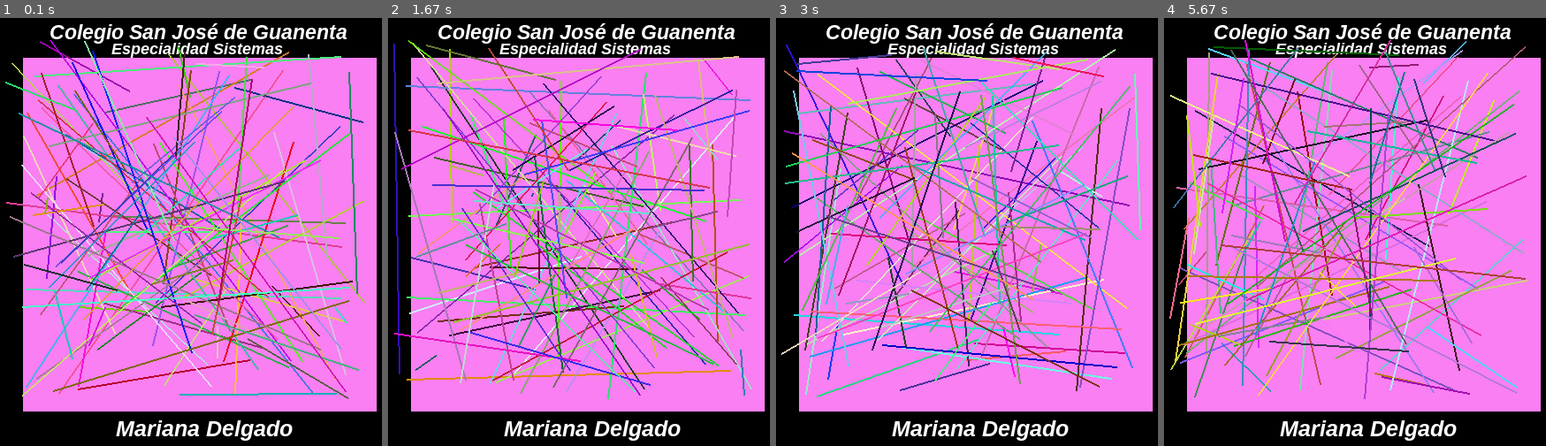
Above: before the commit, frames 1-4 (left to right).
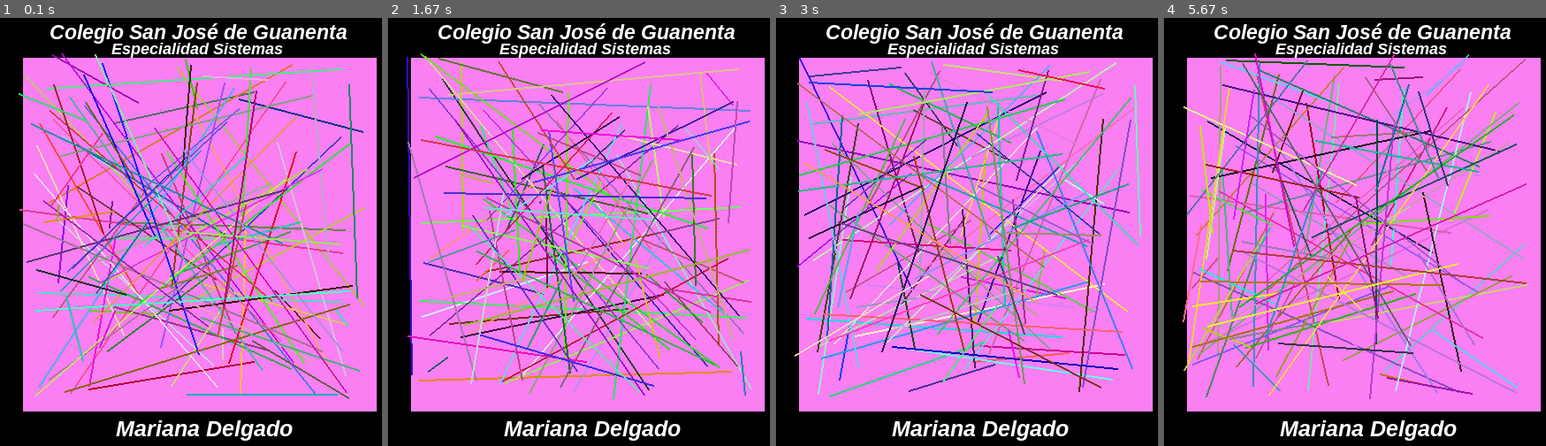
Above: after the commit, the same moments.

Repository: Marianasofid/intro_pygame
Game: pygame game, started from lineas_aleatorias.py
Two runs of this game, one before a commit and one after it. Both use one fixed random seed, a clock stepped at 60 frames per second and the inputs below.
Inputs:
- Up to frame 1 (0.1 s): no input
- Up to frame 2 (1.67 s): no input
- Up to frame 3 (3 s): no input
- Up to frame 4 (5.67 s): no input

The runs differ from the first frame. In frame 1, 24% of the frame differs, in the area x 1-96%, y 5-90%; in frame 2, 25%; in frame 3, 27%, in the area x 1-96%, y 6-89%; in frame 4, 27%.

Commit message:
actualizacion

Diff:
--- a/lineas_aleatorias.py
+++ b/lineas_aleatorias.py
@@ -45,10 +45,10 @@
 
     # líneas random
     for i in range(100):
-        coordenadax1 = random.randint(30, 435)
-        coordenaday1 = random.randint(30, 435)
-        coordenadax2 = random.randint(30, 435)
-        coordenaday2 = random.randint(30, 435)
+        coordenadax1 = random.randint(45, 435)
+        coordenaday1 = random.randint(45, 435)
+        coordenadax2 = random.randint(45, 435)
+        coordenaday2 = random.randint(45, 435)
         color = (random.randint(0,255), random.randint(0,255), random.randint(0,255))
         pygame.draw.line(ventana, color, (coordenadax1, coordenaday1), (coordenadax2, coordenaday2), 2)
 
